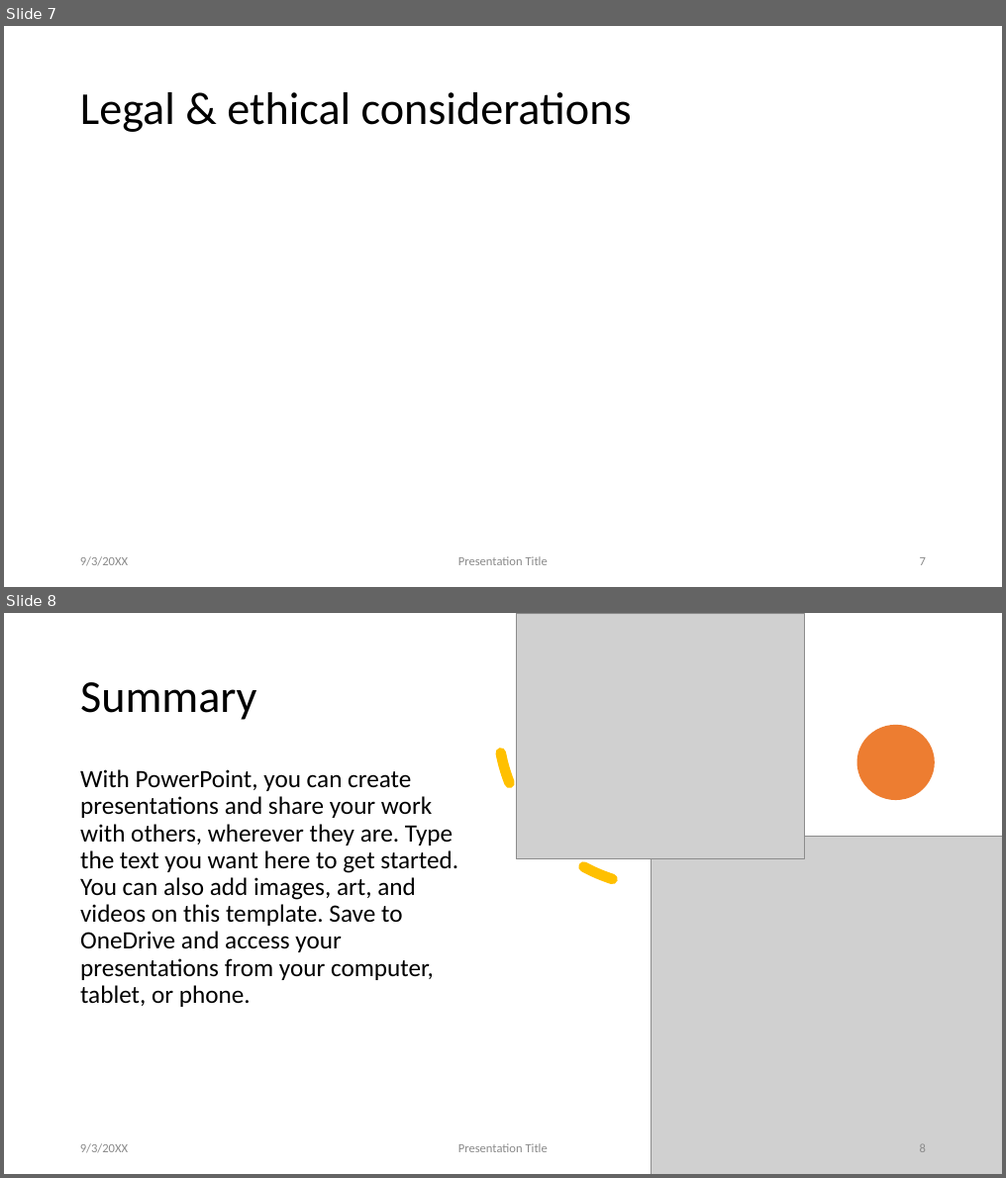
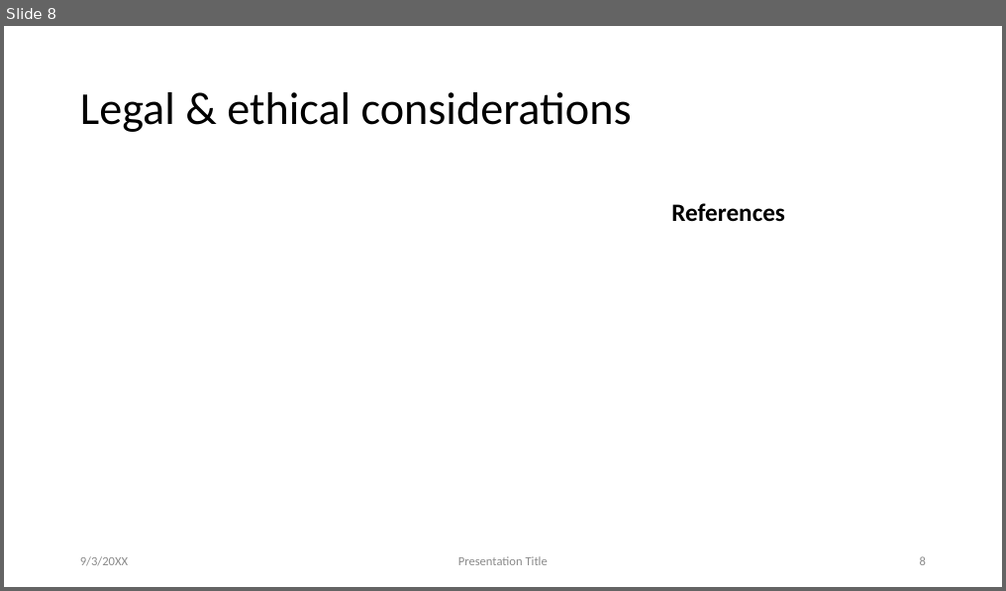
Before and after one commit to MinasFakhori/First-year-group-project, a slide deck: Presentation/pres.pptx. Shown one above the other, each under a label of ours: slides 7 and 8 before the commit, slide 8 after it. The pictures are 1006x1178 and 1006x591 pixels, drawn with LibreOffice and Linux fonts; fonts in the diff are those of the drawing; grey boxes stand for pictures. Boxes give left, top, right and bottom in pixels: in the first picture for what was removed or moved away, otherwise in the second. Text is boxed around its words. In the diff, an @@ line names an element or a change of style, - is before the commit and + after.

```diff
--- a/Presentation/pres.pptx
+++ b/Presentation/pres.pptx
@@ slide 8 removed at box(4, 613, 1002, 1174), background #FFFFFF @@
@@ arc (boxed as its full ellipse) removed at box(470, 613, 855, 915) @@
@@ picture removed at box(517, 613, 805, 860) @@
@@ title removed at box(80, 682, 256, 720) @@
-Summary
@@ ellipse removed at box(857, 725, 936, 800) @@
@@ text removed at box(80, 769, 458, 1007) @@
-With PowerPoint, you can create presentations and share your work with others, wherever they are. Type the text you want here to get started. You can also add images, art, and videos on this template. Save to OneDrive and access your presentations from your computer, tablet, or phone.
@@ picture removed at box(650, 836, 1002, 1174) @@
@@ text removed at box(80, 1144, 128, 1154) @@
-9/3/20XX
@@ text removed at box(458, 1144, 548, 1153) @@
-Presentation Title
@@ page number removed at box(920, 1145, 926, 1153) @@
-8
@@ what was slide 7 is now slide 8 @@
@@ slide 8 changed as well @@
@@ text added at box(671, 203, 785, 222), 24 pt, text #000000, bold @@
+References
@@ page number at box(920, 557, 926, 566): text changed @@
-7
+8
```
Also in this commit, not shown: 6 other slides changed, 4 slides added, 1 other slide removed.
